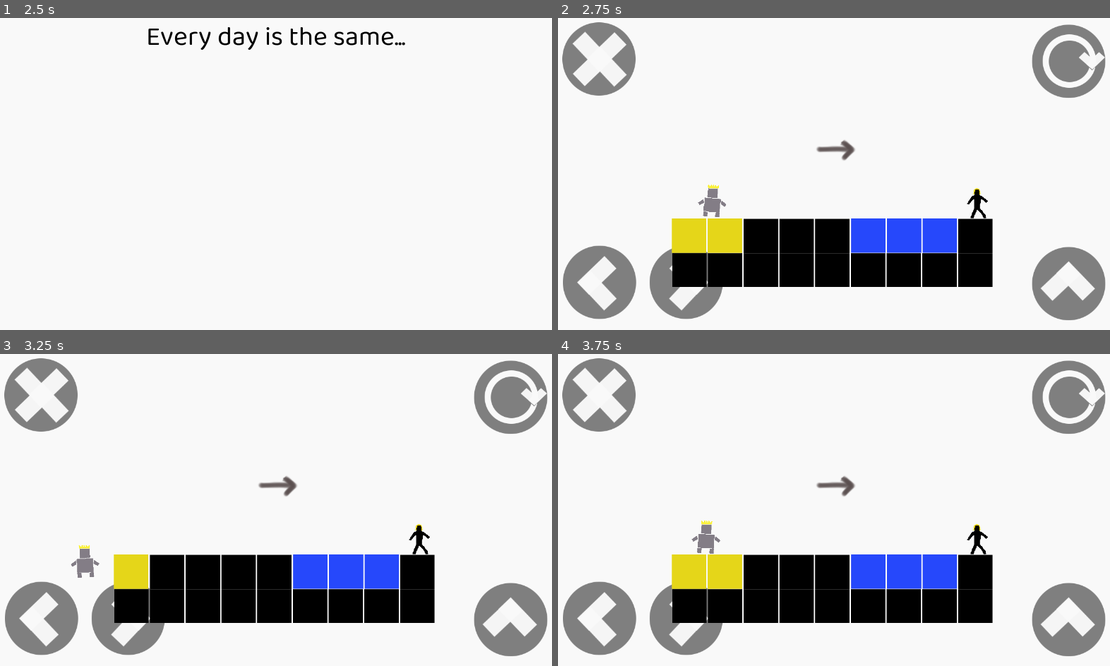
Above: before the commit, frames 1-4 (two rows, left to right).
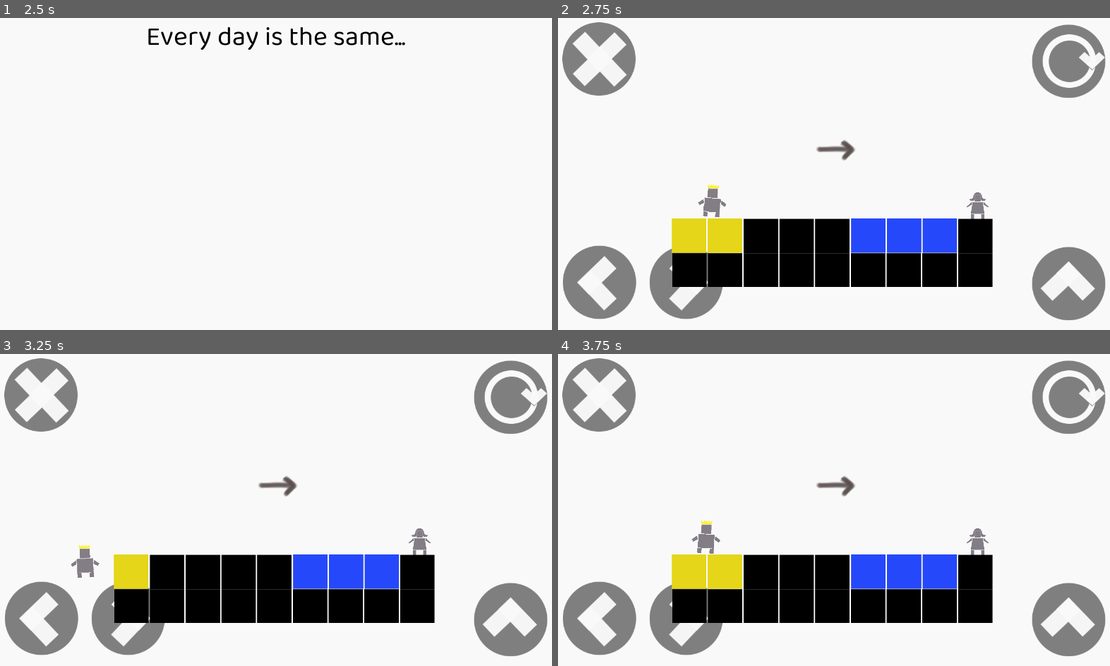
Above: after the commit, the same moments.

Repository: meburns/midas
Game: Godot game, scene res://src/Menu.tscn
Two runs of this game, one before a commit and one after it. Both use one fixed random seed, a clock stepped at 60 frames per second and the inputs below.
Inputs:
- Up to frame 1 (2.5 s): click "STORY" at 0.5 s; tap Enter (ui_accept) at 1.25, 2 s; hold Right (move_right) from 1.28 s (still down); tap R (refresh) at 1.35, 2.1 s; tap Space (jump) at 1.52, 2.27 s
- Up to frame 2 (2.75 s): keep holding Right (move_right)
- Up to frame 3 (3.25 s): release Right (move_right) at 2.78 s; hold A (move_left) from 2.78 s (still down); tap R (refresh) at 2.85 s
- Up to frame 4 (3.75 s): release A (move_left) at 3.53 s; hold Right (move_right) from 3.53 s (still down); tap R (refresh) at 3.6 s

Frame 1 is identical in both runs. In frame 2, 0.2% of the frame differs, in the area x 73-79%, y 54-65%; in frame 3, 0.2%; in frame 4, 0.2%.

Commit message:
Add new sadim asset style

Diff:
--- a/src/players/Sadim.gd
+++ b/src/players/Sadim.gd
@@ -16,19 +16,18 @@
 		# She is okay!
 		if body._get_water_touched() == true and touched == false:
 			touched = true
-			get_node("Sprite").region_rect = Rect2(80, 240, 80, 80)
 			SFX.play("Save")
 			body._set_frozen()
 			_load_next_level()
 
 func _squashify() -> void:
-	get_node("CollisionShape2D").free()
+	$CollisionShape2D.free()
 	yield(get_tree().create_timer(0.65), "timeout")
-	get_node("Sprite").free()
+	$Sprite.free()
 
 func _goldify() -> void:
 	touched = true
-	get_node("Sprite").region_rect = Rect2(80, 160, 80, 80)
+	$Sprite.play("gold")
 	SFX.play("Gold")
 
 func _load_next_level() -> void:
--- a/src/players/Sadim.tscn
+++ b/src/players/Sadim.tscn
@@ -1,8 +1,8 @@
-[gd_scene load_steps=5 format=2]
+[gd_scene load_steps=16 format=2]
 
 [ext_resource path="res://src/players/Sadim.gd" type="Script" id=1]
-[ext_resource path="res://assets/tileset.png" type="Texture" id=2]
-
+[ext_resource path="res://assets/player/sadim_standing.png" type="Texture" id=2]
+[ext_resource path="res://assets/player/sadim_gold.png" type="Texture" id=3]
 
 [sub_resource type="RectangleShape2D" id=1]
 extents = Vector2( 24.6962, 34.9169 )
@@ -10,17 +10,74 @@
 [sub_resource type="RectangleShape2D" id=2]
 extents = Vector2( 28.184, 38.0304 )
 
+[sub_resource type="AtlasTexture" id=5]
+flags = 4
+atlas = ExtResource( 3 )
+region = Rect2( 0, 0, 128, 128 )
+
+[sub_resource type="AtlasTexture" id=6]
+flags = 4
+atlas = ExtResource( 3 )
+region = Rect2( 128, 0, 128, 128 )
+
+[sub_resource type="AtlasTexture" id=7]
+flags = 4
+atlas = ExtResource( 3 )
+region = Rect2( 256, 0, 128, 128 )
+
+[sub_resource type="AtlasTexture" id=8]
+flags = 4
+atlas = ExtResource( 3 )
+region = Rect2( 384, 0, 128, 128 )
+
+[sub_resource type="AtlasTexture" id=9]
+flags = 4
+atlas = ExtResource( 3 )
+region = Rect2( 512, 0, 128, 128 )
+
+[sub_resource type="AtlasTexture" id=10]
+flags = 4
+atlas = ExtResource( 3 )
+region = Rect2( 640, 0, 128, 128 )
+
+[sub_resource type="AtlasTexture" id=11]
+flags = 4
+atlas = ExtResource( 3 )
+region = Rect2( 768, 0, 128, 128 )
+
+[sub_resource type="AtlasTexture" id=12]
+flags = 4
+atlas = ExtResource( 3 )
+region = Rect2( 896, 0, 128, 128 )
+
+[sub_resource type="AtlasTexture" id=3]
+flags = 4
+atlas = ExtResource( 2 )
+region = Rect2( 0, 0, 128, 128 )
+
+[sub_resource type="SpriteFrames" id=4]
+animations = [ {
+"frames": [ SubResource( 5 ), SubResource( 6 ), SubResource( 7 ), SubResource( 8 ), SubResource( 9 ), SubResource( 10 ), SubResource( 11 ), SubResource( 12 ) ],
+"loop": false,
+"name": "gold",
+"speed": 24.0
+}, {
+"frames": [ SubResource( 3 ) ],
+"loop": true,
+"name": "idle",
+"speed": 5.0
+}, {
+"frames": [  ],
+"loop": true,
+"name": "saved",
+"speed": 5.0
+} ]
+
 [node name="KinematicBody2D" type="KinematicBody2D"]
 position = Vector2( 21.7, 0.410984 )
 collision_layer = 4
 collision_mask = 5
 script = ExtResource( 1 )
-
-[node name="Sprite" type="Sprite" parent="."]
-position = Vector2( 0, -40 )
-texture = ExtResource( 2 )
-region_enabled = true
-region_rect = Rect2( 80, 80, 80, 80 )
 
 [node name="CollisionShape2D" type="CollisionShape2D" parent="."]
 position = Vector2( 2.99517, -35.4921 )
@@ -31,4 +88,10 @@
 [node name="CollisionShape2D" type="CollisionShape2D" parent="TouchDetector"]
 position = Vector2( 2.78796, -36.0281 )
 shape = SubResource( 2 )
+
+[node name="Sprite" type="AnimatedSprite" parent="."]
+position = Vector2( 1.15632, -39.5044 )
+scale = Vector2( 0.7, 0.7 )
+frames = SubResource( 4 )
+animation = "idle"
 [connection signal="body_entered" from="TouchDetector" to="." method="_on_TouchDetector_body_entered"]
Binary file added: assets/player/sadim_gold.aseprite
Binary file added: assets/player/sadim_gold.png
Not shown, added: assets/player/sadim_gold.png.import
Binary file added: assets/player/sadim_standing.aseprite
Binary file added: assets/player/sadim_standing.png
Not shown, added: assets/player/sadim_standing.png.import
